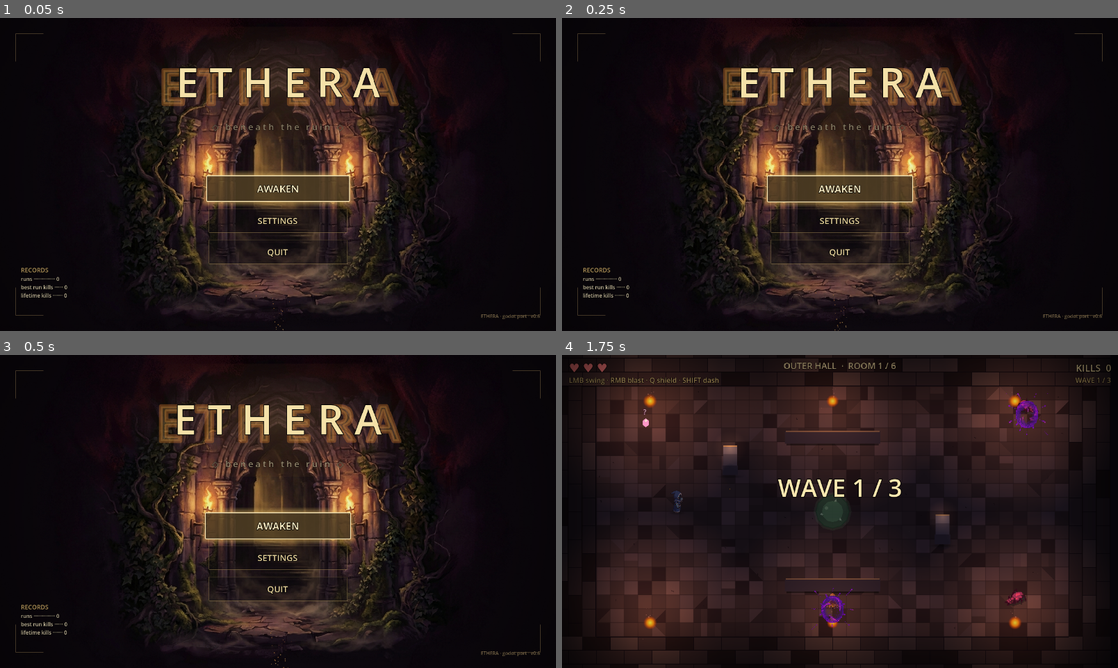
Above: before the commit, frames 1-4 (two rows, left to right).
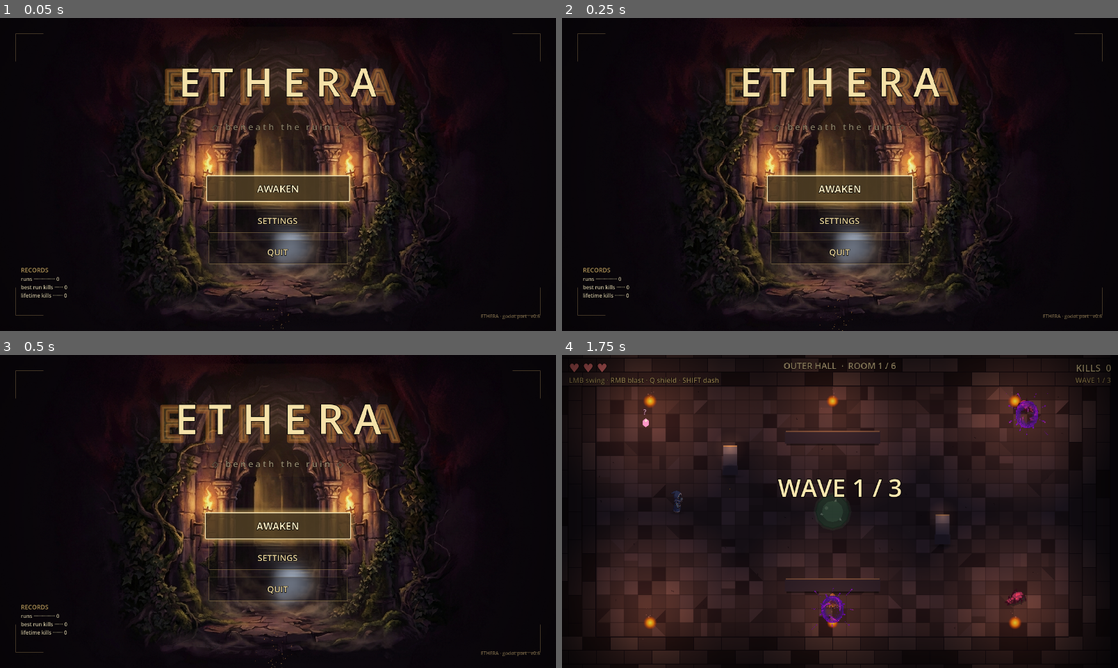
Above: after the commit, the same moments.

Repository: alitaghva1/ethera
Game: Godot game, scene res://scenes/main_menu.tscn
Two runs of this game, one before a commit and one after it. Both use one fixed random seed, a clock stepped at 60 frames per second and the inputs below.
Inputs (mouse positions are in pixels of both pictures, inside the frame that each line leads up to):
- Up to frame 1 (0.05 s): no input
- Up to frame 2 (0.25 s): no input
- Up to frame 3 (0.5 s): no input
- Up to frame 4 (1.75 s): tap Enter at 0.5 s; move the mouse to (962, 495) at 0.52 s; press the mouse at (962, 495) at 0.53 s; hold D (move_right) 0.53-1.25 s; release the mouse at (962, 495) at 1.25 s; drag from (728, 527) to (623, 423) at 1.27 s

The runs differ from the first frame. In frame 1, 2.6% of the frame differs, in the area x 29-72%, y 15-100%; in frame 2, 2.5%; in frame 3, 1.8%; in frame 4, nothing differs.

Commit message:
feat(godot iter-111): MENU #4 — mouse parallax + breathing fog + wider title pulse
MENU #4 from the visual-presentation audit team — three atmospheric
touches to the main menu, no new assets needed.

1. Title pulse widened: 0.97/1.03 → 0.94/1.06. Playtester read on the
   prior range was "is the title even animated?" The new ~12% range
   still reads gentle but actually registers as breath. The title_halo
   alpha lerp already maps onto MIN..MAX so it auto-widens too.

2. Mouse parallax. Backdrop + torch embers + mist drift OPPOSITE the
   cursor at 10 px max; title block + halo drift SAME direction at
   4 px max. PARALLAX_LERP_RATE = 6/s damps the tracking so the canvas
   settles toward where you're looking instead of snapping. Physically
   incorrect (real parallax shifts everything in one direction at
   different rates) but the inverse-coupling reads strongly as depth
   on a 2D plane — same trick modern hover-card UIs use. Buttons in
   CenterStack are NOT parallaxed so click targets stay fixed.

3. Breathing fog at the stair-mist line. New MistParticles
   CPUParticles2D at 78% viewport height: 32 large soft puffs (scale
   2.5-4.0 against 32-px texture = 80-128 px diameter) drifting up and
   slightly right at near-zero velocity. Cool blue-gray ramp peaking
   at 0.32 alpha so it reads as fog, never opaque clouds. Re-pinned
   on viewport resize via _reposition_embers; parallaxes WITH the
   backdrop so it stays attached to the painted stair landing.

Base positions for every parallax layer are captured in
_capture_parallax_bases (called from _reposition_embers), so a window
resize re-anchors the parallax to the new layout — drift can't
accumulate.

Verified: tests/test_iter111.gd (new) — all pulse / parallax / mist
assertions pass. test_iter109 + test_iter92 + test_iter93 still pass.

Co-Authored-By: Claude Opus 4.7 (1M context) <noreply@anthropic.com>

Diff:
--- a/slime-depths-godot/scenes/main_menu.tscn
+++ b/slime-depths-godot/scenes/main_menu.tscn
@@ -98,6 +98,21 @@
 _data = [Vector2(0, 0.6), 0.0, 0.0, 0, 0, Vector2(0.35, 1.0), 0.0, 0.0, 0, 0, Vector2(1.0, 0.2), 0.0, 0.0, 0, 0]
 point_count = 3
 
+; iter-111: Mist color ramp — cool gray-blue, mostly transparent. Mist
+; doesn't compete with the warm ember palette; instead it cools the stair
+; line and reads as "cave breath" rising up the steps. Peak alpha 0.32
+; mid-life so individual puffs never read as opaque clouds.
+[sub_resource type="Gradient" id="mist_color_gradient"]
+offsets = PackedFloat32Array(0, 0.4, 1)
+colors = PackedColorArray(0.72, 0.78, 0.86, 0, 0.72, 0.78, 0.86, 0.32, 0.72, 0.78, 0.86, 0)
+
+; Mist scale envelope — slow expand from a wisp into a soft puff, then
+; slow fade. Wider than the ember curve so the mist appears to BREATHE
+; in and out across its 10s lifetime rather than spark and die.
+[sub_resource type="Curve" id="mist_scale_curve"]
+_data = [Vector2(0, 0.35), 0.0, 0.0, 0, 0, Vector2(0.5, 1.0), 0.0, 0.0, 0, 0, Vector2(1.0, 0.4), 0.0, 0.0, 0, 0]
+point_count = 3
+
 ; ── Button styles (ghost — transparent fill, dim gold border) ──────────
 [sub_resource type="StyleBoxFlat" id="button_normal"]
 bg_color = Color(0.04, 0.03, 0.05, 0.38)
@@ -204,6 +219,48 @@
 texture = SubResource("edge_vignette_tex")
 expand_mode = 1
 stretch_mode = 6
+mouse_filter = 2
+
+; iter-111: Mist particles at the stair-mist line. Slow horizontal drift,
+; large soft puffs, cool blue-gray, 0→0.32→0 alpha envelope. Sits behind
+; the title halo and the warm embers so it reads as "the dungeon depths
+; breathe cold air up the stairs at you." main_menu.gd repositions it on
+; viewport resize and parallaxes it WITH the backdrop (drifts opposite
+; to cursor) so it stays attached to the painted stair landing.
+;
+; Tuning rationale:
+;   • amount = 32: low so individual puffs are distinguishable
+;   • lifetime = 10s: long enough for the slow drift to feel ambient
+;   • initial_velocity 6-14: nearly motionless, just slight rise + drift
+;   • direction (0.3, -0.4): mostly upward with a faint rightward drift
+;     so the air feels like it's escaping the cave UP toward the title
+;   • tangential_accel ±2: gentle swirl, not turbulence
+;   • damping 0.05-0.2: low so velocity stays through most of the life
+;   • scale_amount 2.5-4.0: BIG soft puffs (texture is 32×32, this
+;     renders 80-128px) — only viable because the color ramp peaks at
+;     0.32 alpha. Bigger + softer reads as fog; small + opaque reads
+;     as sparks (which is the embers' job).
+[node name="MistParticles" type="CPUParticles2D" parent="."]
+position = Vector2(640, 562)
+amount = 32
+lifetime = 10.0
+preprocess = 6.0
+texture = SubResource("ember_texture")
+emission_shape = 1
+emission_rect_extents = Vector2(720, 6)
+gravity = Vector2(0, 0)
+initial_velocity_min = 6.0
+initial_velocity_max = 14.0
+direction = Vector2(0.3, -0.4)
+spread = 28.0
+tangential_accel_min = -2.0
+tangential_accel_max = 2.0
+damping_min = 0.05
+damping_max = 0.20
+scale_amount_min = 2.5
+scale_amount_max = 4.0
+scale_amount_curve = SubResource("mist_scale_curve")
+color_ramp = SubResource("mist_color_gradient")
 mouse_filter = 2
 
 ; Title halo — warm amber radial behind the title block. Positioned to
--- a/slime-depths-godot/scripts/main_menu.gd
+++ b/slime-depths-godot/scripts/main_menu.gd
@@ -26,10 +26,26 @@
 const HOVER_SCALE := 1.05
 const HOVER_TWEEN_TIME := 0.12
 
-# Title pulse — 0.97× → 1.03× over ~1.25s, then back. Loops forever.
-const TITLE_PULSE_MIN := 0.97
-const TITLE_PULSE_MAX := 1.03
+# Title pulse — 0.94× → 1.06× over ~1.25s, then back. Loops forever.
+# iter-111: widened from 0.97/1.03 → 0.94/1.06 so the breath actually reads
+# at a glance. Pre-iter-111 the pulse was almost imperceptible — playtester
+# feedback was "is the title even animated?" The new range is ~2× more
+# motion but still well shy of "wobble" territory.
+const TITLE_PULSE_MIN := 0.94
+const TITLE_PULSE_MAX := 1.06
 const TITLE_PULSE_HALF_DURATION := 1.25
+
+# iter-111: Mouse parallax. The painted backdrop drifts gently OPPOSITE to
+# the cursor while the title block drifts SAME direction at lower magnitude
+# — the "card floats toward your cursor" trick. Physically wrong (real
+# parallax shifts everything in the same direction at different rates) but
+# the inverse-coupling reads strongly as depth on a 2D plane, and is the
+# pattern modern UIs use (the JS reference's menu has the same touch).
+# Tuning: backdrop max 10 px, title max 4 px, lerp rate 6.0/s — slow
+# enough to feel like the canvas is "settling," not snapping.
+const PARALLAX_BACKDROP_MAX_PX := 10.0
+const PARALLAX_TITLE_MAX_PX := 4.0
+const PARALLAX_LERP_RATE := 6.0
 
 # Subtitle alpha pulse — 0.65 → 1.0 over 1.5s, then back (3s full cycle).
 # Slow enough to read as "atmospheric breathing," not a strobe.
@@ -44,9 +60,12 @@
 @onready var title_glow: Label = $TitleBlock/TitleGlow
 @onready var subtitle: Label = $TitleBlock/Subtitle
 @onready var title_halo: TextureRect = $TitleHalo
+@onready var title_block: Control = $TitleBlock
+@onready var backdrop_image: TextureRect = $BackdropImage
 @onready var ember_particles: CPUParticles2D = $EmberParticles
 @onready var left_torch_embers: CPUParticles2D = $LeftTorchEmbers
 @onready var right_torch_embers: CPUParticles2D = $RightTorchEmbers
+@onready var mist_particles: CPUParticles2D = $MistParticles
 # Persistent stats panel (bottom-left). Populated from GameState at _ready;
 # SaveSystem already round-trips the underlying fields so a player returning
 # between sessions sees their accumulated runs / kills / best run carry over.
@@ -62,6 +81,22 @@
 var _hover_tweens: Dictionary = {}
 var _title_tween: Tween
 var _subtitle_tween: Tween
+
+# iter-111: Parallax state. _parallax_offset is the SMOOTHED [-1..1]-ish
+# vector currently driving the layered offsets; _parallax_target is the
+# raw mouse-from-center delta updated each frame. We lerp from offset →
+# target so cursor moves feel like the canvas is settling toward your
+# eye, not snapping. Base positions are captured once at _ready so we
+# always parallax around the original layout, never against the previously
+# offset position (which would let drift accumulate).
+var _parallax_offset: Vector2 = Vector2.ZERO
+var _parallax_target: Vector2 = Vector2.ZERO
+var _backdrop_base_pos: Vector2 = Vector2.ZERO
+var _title_block_base_pos: Vector2 = Vector2.ZERO
+var _title_halo_base_pos: Vector2 = Vector2.ZERO
+var _left_torch_base_pos: Vector2 = Vector2.ZERO
+var _right_torch_base_pos: Vector2 = Vector2.ZERO
+var _mist_base_pos: Vector2 = Vector2.ZERO
 
 func _ready() -> void:
 	# Wire button presses.
@@ -137,6 +172,11 @@
 const LEFT_TORCH_REL_X: float = 0.387
 const RIGHT_TORCH_REL_X: float = 0.613
 const TORCH_REL_Y: float = 0.507
+# iter-111: MIST emitter sits where the painted stairs descend into fog
+# — roughly the lower third of the backdrop. Slow horizontal drift,
+# huge soft particles, near-transparent. Reads as "the dungeon breathes
+# cold air up the stairs at you."
+const MIST_REL_Y: float = 0.78
 func _reposition_embers() -> void:
 	var vp_size: Vector2 = get_viewport_rect().size
 	ember_particles.position = Vector2(vp_size.x * 0.5, vp_size.y + 40.0)
@@ -145,6 +185,16 @@
 		left_torch_embers.position = Vector2(vp_size.x * LEFT_TORCH_REL_X, vp_size.y * TORCH_REL_Y)
 	if right_torch_embers != null:
 		right_torch_embers.position = Vector2(vp_size.x * RIGHT_TORCH_REL_X, vp_size.y * TORCH_REL_Y)
+	if mist_particles != null:
+		mist_particles.position = Vector2(vp_size.x * 0.5, vp_size.y * MIST_REL_Y)
+		# Emission band spans the full viewport width so the mist sells the
+		# whole stair landing, not just a centered puff.
+		mist_particles.emission_rect_extents = Vector2(vp_size.x * 0.5 + 80.0, 6.0)
+	# iter-111: parallax bases — captured here (rather than _ready) so that
+	# resize events re-anchor the parallax to the new layout. Otherwise a
+	# fullscreen toggle would leave the parallax drifting around stale
+	# positions that no longer match where the layers actually live.
+	_capture_parallax_bases()
 
 func _on_begin_pressed() -> void:
 	# iter-109: UI press cue. ui_press is a short downward chunk
@@ -241,3 +291,71 @@
 	var c: Color = subtitle.modulate
 	c.a = a
 	subtitle.modulate = c
+
+# iter-111: Capture the layout-resolved positions of every parallax target.
+# Called from _reposition_embers (which runs on _ready AND on every
+# viewport resize), so the parallax always operates around the current
+# canonical layout — never against the previously-offset position, which
+# would let drift accumulate over a long session.
+#
+# Note: backdrop_image is a fully-stretched Control; setting its `position`
+# shifts the rendered texture by that offset relative to the anchor-derived
+# layout, which is exactly what we want for parallax. Same applies to the
+# title block + halo. For the CPUParticles2D (Node2D) children we store
+# the world-space position assigned in _reposition_embers.
+func _capture_parallax_bases() -> void:
+	if backdrop_image != null:
+		_backdrop_base_pos = backdrop_image.position
+	if title_block != null:
+		_title_block_base_pos = title_block.position
+	if title_halo != null:
+		_title_halo_base_pos = title_halo.position
+	if left_torch_embers != null:
+		_left_torch_base_pos = left_torch_embers.position
+	if right_torch_embers != null:
+		_right_torch_base_pos = right_torch_embers.position
+	if mist_particles != null:
+		_mist_base_pos = mist_particles.position
+	# Reset offset so a resize doesn't snap-shift the canvas; the parallax
+	# will re-converge on the new layout from zero.
+	_parallax_offset = Vector2.ZERO
+
+# iter-111: Per-frame parallax tick. Reads mouse position, normalizes to
+# [-1, 1] across viewport size, lerps the smoothed offset toward that
+# target, then applies it. Backdrop + torch embers + mist drift OPPOSITE
+# to the cursor; title block + halo drift SAME direction at smaller
+# magnitude. Lerp damping (PARALLAX_LERP_RATE) keeps the canvas from
+# tracking the cursor like a laser pointer — it should feel like the
+# painting is gently settling toward where you're looking.
+func _process(delta: float) -> void:
+	var vp_size: Vector2 = get_viewport_rect().size
+	if vp_size.x <= 0.0 or vp_size.y <= 0.0:
+		return
+	var mouse_pos: Vector2 = get_viewport().get_mouse_position()
+	var center: Vector2 = vp_size * 0.5
+	# Normalized [-1, 1] mouse offset (clamped so out-of-window cursors
+	# don't fling the canvas off-axis).
+	_parallax_target = Vector2(
+		clampf((mouse_pos.x - center.x) / center.x, -1.0, 1.0),
+		clampf((mouse_pos.y - center.y) / center.y, -1.0, 1.0),
+	)
+	var lerp_t: float = clampf(PARALLAX_LERP_RATE * delta, 0.0, 1.0)
+	_parallax_offset = _parallax_offset.lerp(_parallax_target, lerp_t)
+
+	# Backdrop layer (OPPOSITE direction).
+	var backdrop_drift: Vector2 = -_parallax_offset * PARALLAX_BACKDROP_MAX_PX
+	if backdrop_image != null:
+		backdrop_image.position = _backdrop_base_pos + backdrop_drift
+	if left_torch_embers != null:
+		left_torch_embers.position = _left_torch_base_pos + backdrop_drift
+	if right_torch_embers != null:
+		right_torch_embers.position = _right_torch_base_pos + backdrop_drift
+	if mist_particles != null:
+		mist_particles.position = _mist_base_pos + backdrop_drift
+
+	# Foreground / title layer (SAME direction, lower magnitude).
+	var title_drift: Vector2 = _parallax_offset * PARALLAX_TITLE_MAX_PX
+	if title_block != null:
+		title_block.position = _title_block_base_pos + title_drift
+	if title_halo != null:
+		title_halo.position = _title_halo_base_pos + title_drift
--- /dev/null
+++ b/slime-depths-godot/tests/test_iter111.gd
@@ -0,0 +1,134 @@
+extends SceneTree
+
+# Iter 111 — MENU #4: parallax + breathing fog (audit-team visual polish).
+#
+# Three changes to the main menu, all atmosphere:
+#
+#   1. Title pulse range widened. Pre-iter-111 TITLE_PULSE_MIN/MAX were
+#      0.97/1.03 — a 6% peak-to-peak range that playtesters reported as
+#      "is the title even animated?" Iter-111 doubles it to 0.94/1.06
+#      (12% range), still gentle but now reads as breath without anyone
+#      having to squint.
+#
+#   2. Mouse parallax. Backdrop + torch embers + mist particles drift
+#      OPPOSITE to the cursor at 10 px max. Title block + halo drift
+#      SAME direction at 4 px max. PARALLAX_LERP_RATE = 6/s damps the
+#      tracking so the canvas feels like it's settling toward where
+#      you're looking — not snapping. Physically incorrect (real
+#      parallax shifts everything in the same direction at different
+#      rates) but the inverse-coupling reads strongly as depth on a 2D
+#      plane and matches the "card hover" pattern modern UIs use.
+#
+#   3. Breathing fog. New CPUParticles2D MistParticles at the stair-mist
+#      line (78% viewport height). 32 large soft puffs (scale 2.5-4.0
+#      against 32×32 texture = 80-128px puffs) at near-zero velocity
+#      (6-14 px/s), drifting slightly up + right. Cool blue-gray color
+#      ramp peaking at 0.32 alpha so it reads as fog, not opaque clouds.
+#      _reposition_embers re-pins it on viewport resize.
+func _initialize() -> void:
+	var ok := true
+
+	# ═══ 1. Title pulse range widened ═══
+	var menu_src := FileAccess.get_file_as_string("res://scripts/main_menu.gd")
+	if "TITLE_PULSE_MIN := 0.94" not in menu_src:
+		push_error("FAIL: TITLE_PULSE_MIN should be 0.94 (was 0.97)")
+		ok = false
+	if "TITLE_PULSE_MAX := 1.06" not in menu_src:
+		push_error("FAIL: TITLE_PULSE_MAX should be 1.06 (was 1.03)")
+		ok = false
+	if ok:
+		print("OK title pulse widened 0.97/1.03 → 0.94/1.06")
+
+	# ═══ 2. Mouse parallax wiring ═══
+	if "PARALLAX_BACKDROP_MAX_PX" not in menu_src:
+		push_error("FAIL: missing PARALLAX_BACKDROP_MAX_PX constant")
+		ok = false
+	if "PARALLAX_TITLE_MAX_PX" not in menu_src:
+		push_error("FAIL: missing PARALLAX_TITLE_MAX_PX constant")
+		ok = false
+	if "PARALLAX_LERP_RATE" not in menu_src:
+		push_error("FAIL: missing PARALLAX_LERP_RATE constant")
+		ok = false
+	if "var _parallax_offset" not in menu_src:
+		push_error("FAIL: missing _parallax_offset state var")
+		ok = false
+	if "var _parallax_target" not in menu_src:
+		push_error("FAIL: missing _parallax_target state var")
+		ok = false
+	if "func _process(delta: float)" not in menu_src:
+		push_error("FAIL: main_menu.gd missing _process for parallax tick")
+		ok = false
+	if "func _capture_parallax_bases" not in menu_src:
+		push_error("FAIL: missing _capture_parallax_bases helper")
+		ok = false
+	# Verify the inversion: backdrop drift uses NEGATIVE _parallax_offset,
+	# title drift uses POSITIVE.
+	if not menu_src.contains("-_parallax_offset * PARALLAX_BACKDROP_MAX_PX"):
+		push_error("FAIL: backdrop drift should invert _parallax_offset")
+		ok = false
+	if not menu_src.contains("_parallax_offset * PARALLAX_TITLE_MAX_PX"):
+		push_error("FAIL: title drift should be POSITIVE _parallax_offset")
+		ok = false
+	if ok:
+		print("OK mouse parallax wired (backdrop opposite, title same direction)")
+
+	# ═══ 3. Mist particles in scene ═══
+	var scene_src := FileAccess.get_file_as_string("res://scenes/main_menu.tscn")
+	if "name=\"MistParticles\"" not in scene_src:
+		push_error("FAIL: main_menu.tscn missing MistParticles node")
+		ok = false
+	if "mist_color_gradient" not in scene_src:
+		push_error("FAIL: main_menu.tscn missing mist_color_gradient sub_resource")
+		ok = false
+	if "mist_scale_curve" not in scene_src:
+		push_error("FAIL: main_menu.tscn missing mist_scale_curve sub_resource")
+		ok = false
+	if "MIST_REL_Y" not in menu_src:
+		push_error("FAIL: main_menu.gd missing MIST_REL_Y constant")
+		ok = false
+	if "@onready var mist_particles" not in menu_src:
+		push_error("FAIL: main_menu.gd missing mist_particles @onready var")
+		ok = false
+	# _reposition_embers must also place the mist
+	if not menu_src.contains("mist_particles.position = Vector2(vp_size.x * 0.5, vp_size.y * MIST_REL_Y)"):
+		push_error("FAIL: _reposition_embers doesn't position mist_particles via MIST_REL_Y")
+		ok = false
+	if ok:
+		print("OK MistParticles wired in scene + reposition handler")
+
+	# ═══ Runtime: instantiate menu scene + verify parallax targets exist ═══
+	var menu_scene := load("res://scenes/main_menu.tscn") as PackedScene
+	if menu_scene != null:
+		var m: Node = menu_scene.instantiate()
+		root.add_child(m)
+		# Direct child lookups confirm the node tree shape is what main_menu.gd
+		# @onready expects. If any of these are missing, the _ready cascade
+		# would silently null and parallax would no-op.
+		var nodes_required := ["BackdropImage", "TitleHalo", "TitleBlock", "MistParticles", "LeftTorchEmbers", "RightTorchEmbers"]
+		for n in nodes_required:
+			if m.get_node_or_null(NodePath(n)) == null:
+				push_error("FAIL: main_menu scene missing %s child" % n)
+				ok = false
+		var mist: CPUParticles2D = m.get_node_or_null("MistParticles") as CPUParticles2D
+		if mist != null:
+			if mist.amount != 32:
+				push_error("FAIL: MistParticles.amount = %d, expected 32" % mist.amount)
+				ok = false
+			if mist.lifetime < 9.5 or mist.lifetime > 10.5:
+				push_error("FAIL: MistParticles.lifetime = %f, expected ~10" % mist.lifetime)
+				ok = false
+			if mist.color_ramp == null:
+				push_error("FAIL: MistParticles missing color_ramp")
+				ok = false
+			else:
+				print("OK MistParticles instance has amount=%d lifetime=%fs color_ramp" % [mist.amount, mist.lifetime])
+		m.queue_free()
+	else:
+		push_error("FAIL: main_menu.tscn no longer loads")
+		ok = false
+
+	if ok:
+		print("=== ITER 111 INTEGRATION PASSED ===")
+	else:
+		print("=== ITER 111 INTEGRATION FAILED ===")
+	quit(0 if ok else 1)
Not shown: 1 places in slime-depths-godot/scenes/main_menu.tscn that only renumber resources
